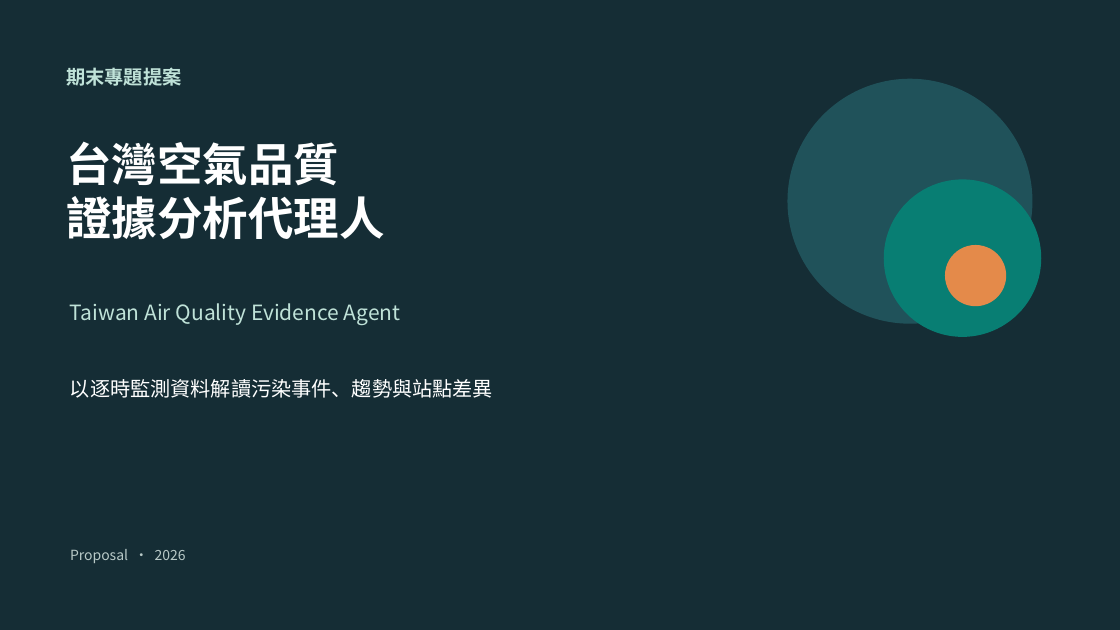
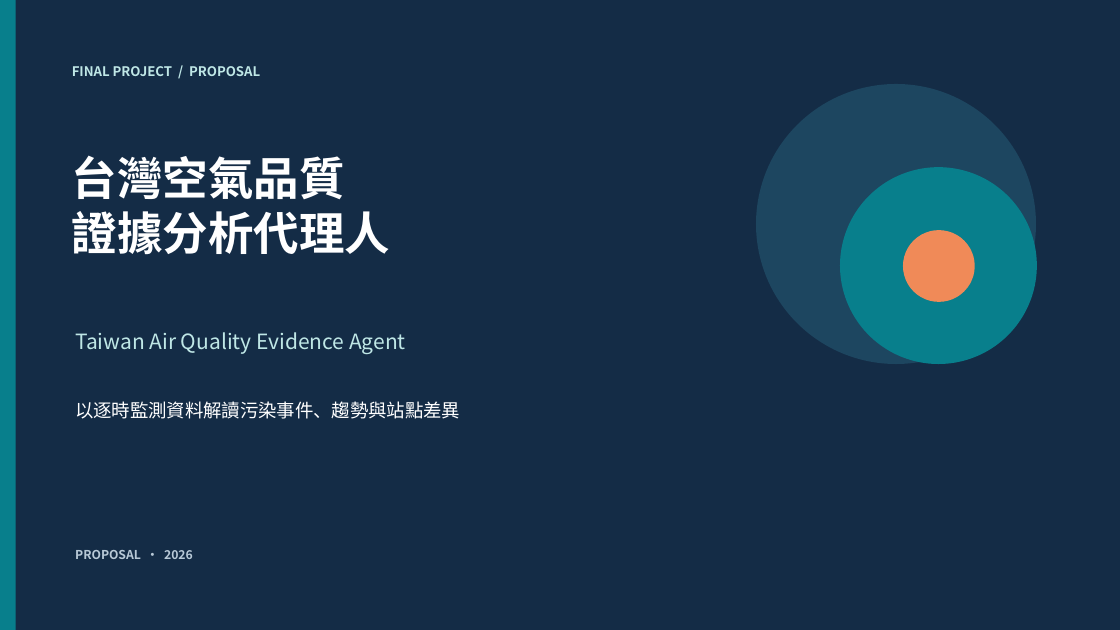
Before and after one commit to Jurass4207/IOT-Final-Project-Proposal, a slide deck: slide 1 of output/Proposal.pptx. Drawn at 1120x630 pixels with LibreOffice and Linux fonts; fonts in the diff are those of the drawing. Boxes give left, top, right and bottom in pixels: in the first picture for what was removed or moved away, otherwise in the second. Text is boxed around its words. In the diff, an @@ line names an element or a change of style, - is before the commit and + after.

Commit message:
Refresh proposal presentation design

```diff
--- a/output/Proposal.pptx
+++ b/output/Proposal.pptx
@@ background #152D35 to #142C46 @@
@@ rectangle added at box(0, 0, 16, 630), fill #087F8C @@
@@ text removed at box(67, 67, 182, 86) @@
-期末專題提案
@@ text added at box(72, 66, 260, 76), 11.2 pt, text #BFE7E6, bold @@
+FINAL PROJECT / PROPOSAL
@@ ellipse: place and size @@
-ellipse at box(884, 180, 1042, 338)
+ellipse at box(756, 84, 1036, 364)
@@ ellipse at box(756, 84, 1036, 364): fill #087E73 to #1D4660 @@
@@ ellipse removed at box(788, 79, 1033, 324) @@
@@ text "台灣空氣品質": place and size @@
-text "台灣空氣品質" at box(67, 141, 385, 239)
+text "台灣空氣品質" at box(72, 155, 390, 254)
@@ ellipse: place and size @@
-ellipse at box(945, 245, 1007, 307)
+ellipse at box(840, 167, 1037, 364)
@@ ellipse at box(840, 167, 1037, 364): fill #E48A4A to #087F8C @@
@@ ellipse added at box(903, 230, 975, 302), fill #F08A58 @@
@@ text "Taiwan Air Quality Evidence Agent": place and size @@
-text "Taiwan Air Quality Evidence Agent" at box(70, 303, 401, 325)
+text "Taiwan Air Quality Evidence Agent" at box(75, 332, 406, 354)
@@ text "Taiwan Air Quality Evidence Agent" at box(75, 332, 406, 354): text colour #BFE2D8 to #BFE7E6 @@
@@ text "以逐時監測資料解讀污染事件、趨勢與站點差異": place and size @@
-text "以逐時監測資料解讀污染事件、趨勢與站點差異" at box(70, 379, 493, 398)
+text "以逐時監測資料解讀污染事件、趨勢與站點差異" at box(75, 401, 460, 419)
@@ text "以逐時監測資料解讀污染事件、趨勢與站點差異" at box(75, 401, 460, 419): size 17.2 to 15.8 pt @@
@@ text at box(75, 550, 193, 559): text changed; size 12 to 10.5 pt; text colour #B8C9C7 to #B8C9D7; bold on @@
-Proposal · 2026
+PROPOSAL · 2026
```
Also in this commit, not shown: 15 other slides changed, 1 slide added, 1 slide removed.
